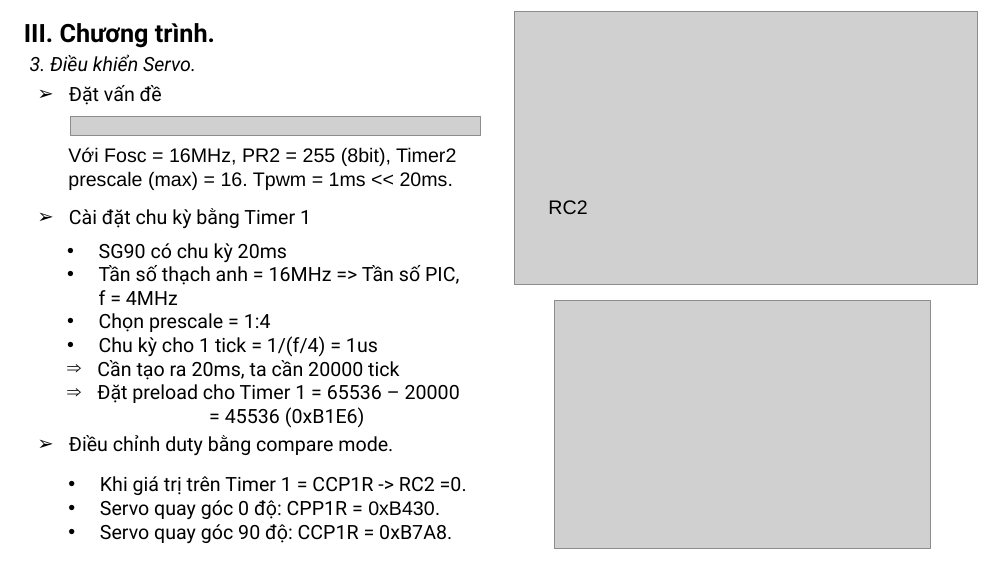
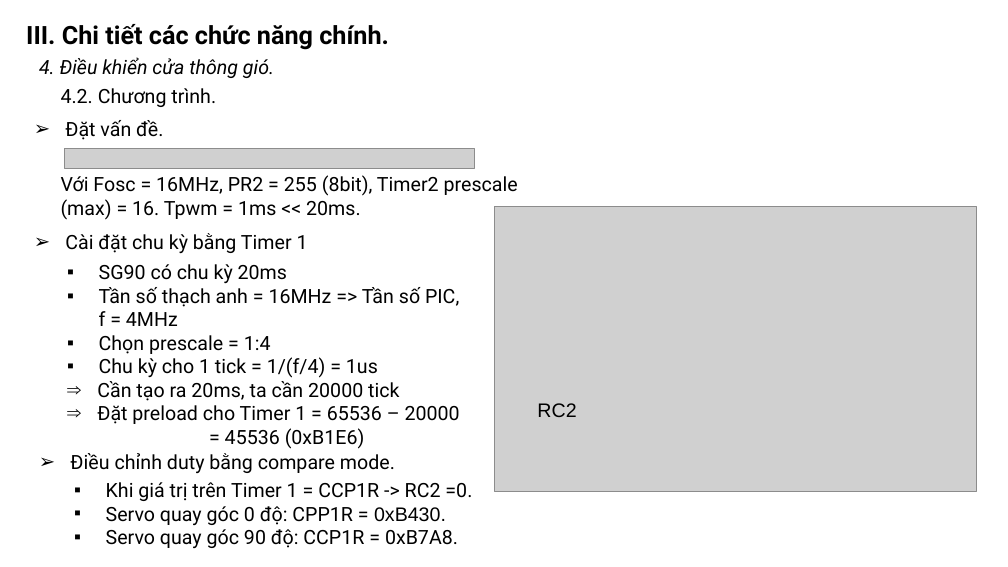
Before and after one commit to khanhnm08/HK_Egg_Incubator, a slide deck: slide 16 of Slide bao cao.pptx (slide 14 before the commit). Drawn at 1008x567 pixels with LibreOffice and Linux fonts; fonts in the diff are those of the drawing; grey boxes stand for pictures. Boxes give left, top, right and bottom in pixels: in the first picture for what was removed or moved away, otherwise in the second. Text is boxed around its words. In the diff, an @@ line names an element or a change of style, - is before the commit and + after.

```diff
--- a/Slide bao cao.pptx
+++ b/Slide bao cao.pptx
@@ text added at bbox=[26, 24, 389, 50], 18 pt, text #000000, bold @@
+III. Chi tiết các chức năng chính.
@@ text at bbox=[39, 57, 274, 78]: text changed @@
-3. Điều khiển Servo.
+4. Điều khiển cửa thông gió.
@@ text at bbox=[61, 88, 216, 107]: text changed; size 18 to 14 pt; bold off @@
-III. Chương trình.
+4.2. Chương trình.
@@ picture: place and size @@
-picture at bbox=[71, 116, 481, 135]
+picture at bbox=[65, 149, 475, 168]
@@ text at bbox=[65, 120, 163, 140]: text changed @@
-➢ Đặt vấn đề
+➢ Đặt vấn đề.
@@ text "Với Fosc = 16MHz, PR2 ...": place and size @@
-text "Với Fosc = 16MHz, PR2 ..." at bbox=[68, 147, 456, 190]
+text "Với Fosc = 16MHz, PR2 ..." at bbox=[61, 175, 518, 220]
@@ text "Với Fosc = 16MHz, PR2 ..." at bbox=[61, 175, 518, 220]: font Arial to Roboto @@
@@ picture: place and size @@
-picture at bbox=[514, 11, 977, 284]
+picture at bbox=[494, 207, 977, 492]
@@ text "Cài đặt chu kỳ bằng ...": place and size @@
-text "Cài đặt chu kỳ bằng ..." at bbox=[69, 208, 311, 228]
+text "Cài đặt chu kỳ bằng ..." at bbox=[65, 233, 308, 254]
@@ text "SG90 có chu kỳ 20ms": place and size @@
-text "SG90 có chu kỳ 20ms" at bbox=[97, 243, 460, 428]
+text "SG90 có chu kỳ 20ms" at bbox=[97, 264, 460, 449]
@@ text at bbox=[99, 264, 459, 378]: bullet • to ▪ @@
@@ picture removed at bbox=[555, 300, 930, 548] @@
@@ text "RC2": place and size @@
-text "RC2" at bbox=[548, 200, 587, 214]
+text "RC2" at bbox=[537, 403, 576, 417]
@@ text "Điều chỉnh duty bằng compare ...": place and size @@
-text "Điều chỉnh duty bằng compare ..." at bbox=[69, 435, 393, 456]
+text "Điều chỉnh duty bằng compare ..." at bbox=[70, 453, 395, 473]
@@ text "Khi giá trị trên Timer ..." at bbox=[106, 482, 472, 548]: bullet • to ▪ @@
```
Also in this commit, not shown: 11 other slides changed, 1 slide added.
